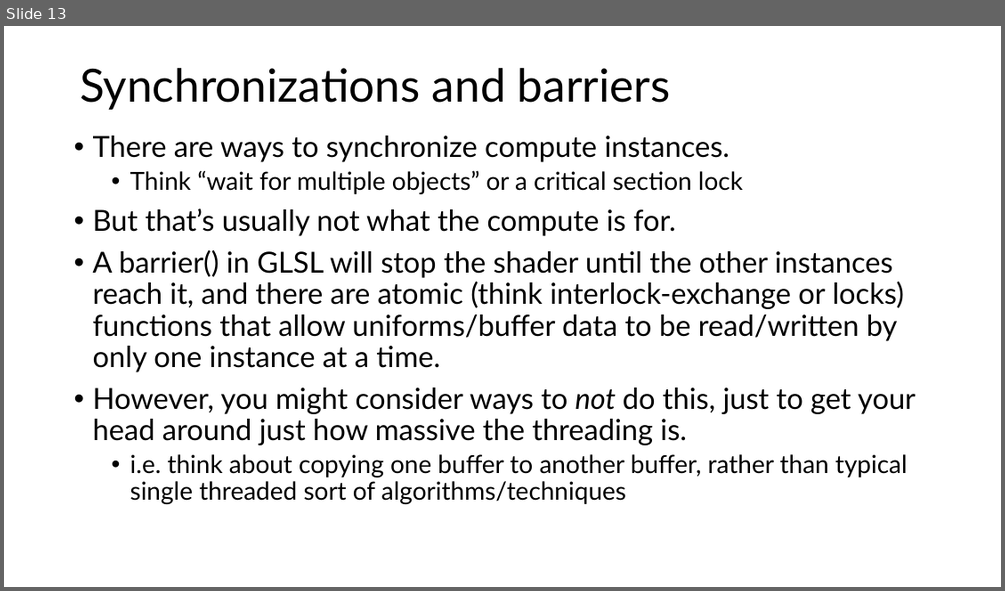
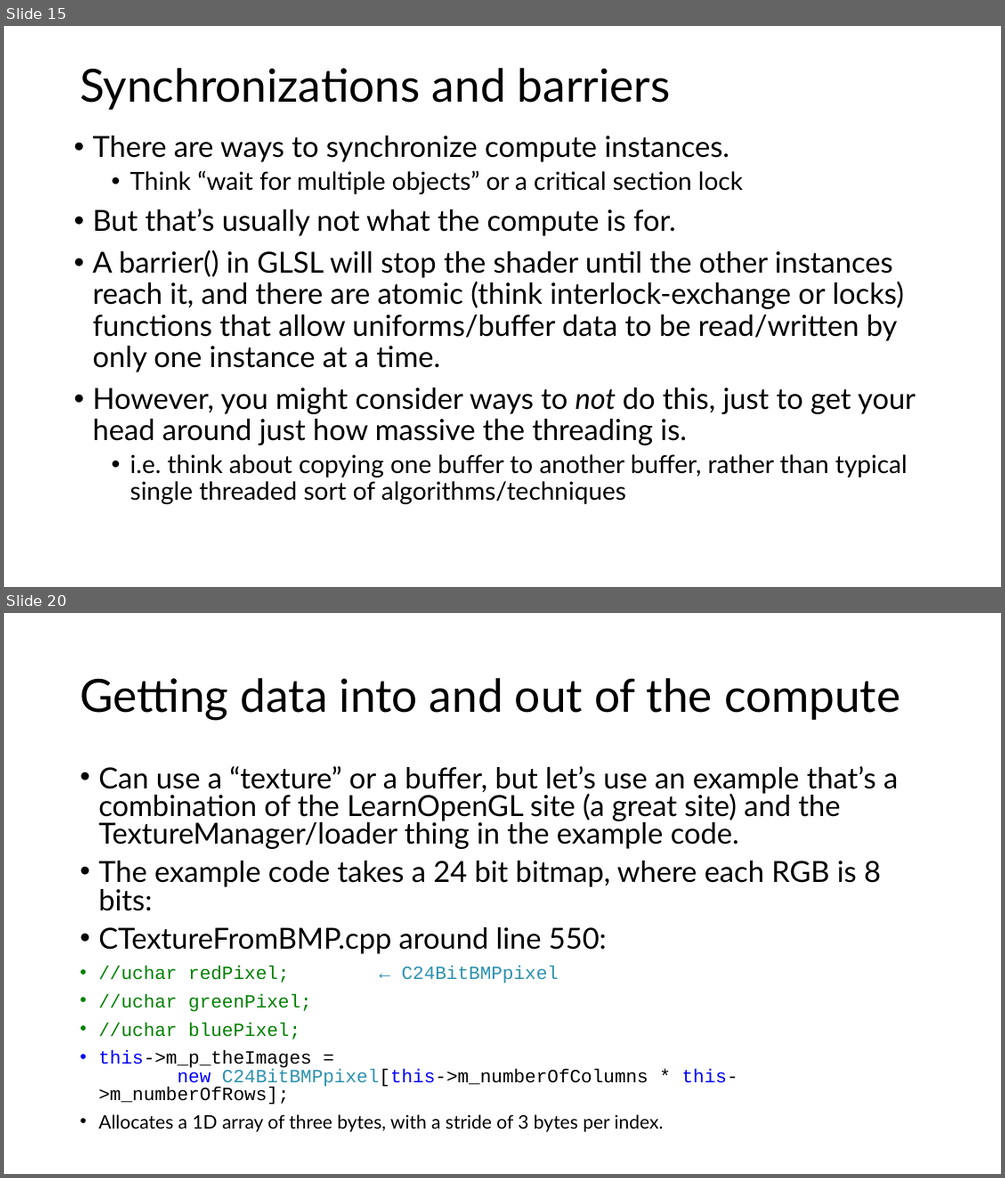
Before and after one commit to FeeneyCodes/GDP202324, a slide deck: 6023_Gems/D2D/W10_Compute (GPGPU)/GPGPU (OpenGL Compute) part 1.pptx. Shown one above the other, each under a label of ours: slide 13 before the commit, slides 15 and 20 after it; the slides between them are not shown. The pictures are 1005x591 and 1005x1178 pixels, drawn with LibreOffice and Linux fonts; fonts in the diff are those of the drawing. Boxes give left, top, right and bottom in pixels: in the first picture for what was removed or moved away, otherwise in the second. Text is boxed around its words. In the diff, an @@ line names an element or a change of style, - is before the commit and + after.

```diff
--- a/6023_Gems/D2D/W10_Compute (GPGPU)/GPGPU (OpenGL Compute) part 1.pptx
+++ b/6023_Gems/D2D/W10_Compute (GPGPU)/GPGPU (OpenGL Compute) part 1.pptx
@@ slide 20 added at (4, 613, 1001, 1174), background #FFFFFF @@
@@ title added at (80, 678, 900, 720), 44 pt, text #000000 @@
+Getting data into and out of the compute
@@ text added at (98, 766, 898, 1132), 28 pt, text #000000 @@
+• Can use a “texture” or a buffer, but let’s use an example that’s a combination of the LearnOpenGL site (a great site) and the TextureManager/loader thing in the example code.
+• The example code takes a 24 bit bitmap, where each RGB is 8 bits:
+• CTextureFromBMP.cpp around line 550:
+• //uchar redPixel; ← C24BitBMPpixel
+• //uchar greenPixel;
+• //uchar bluePixel;
+• this->m_p_theImages =
+  new C24BitBMPpixel[this->m_numberOfColumns * this->m_numberOfRows];
+• Allocates a 1D array of three bytes, with a stride of 3 bytes per index.
@@ what was slide 13 is now slide 15 @@
```
Also in this commit, not shown: 4 slides changed, 6 other slides added, 14 other files.
